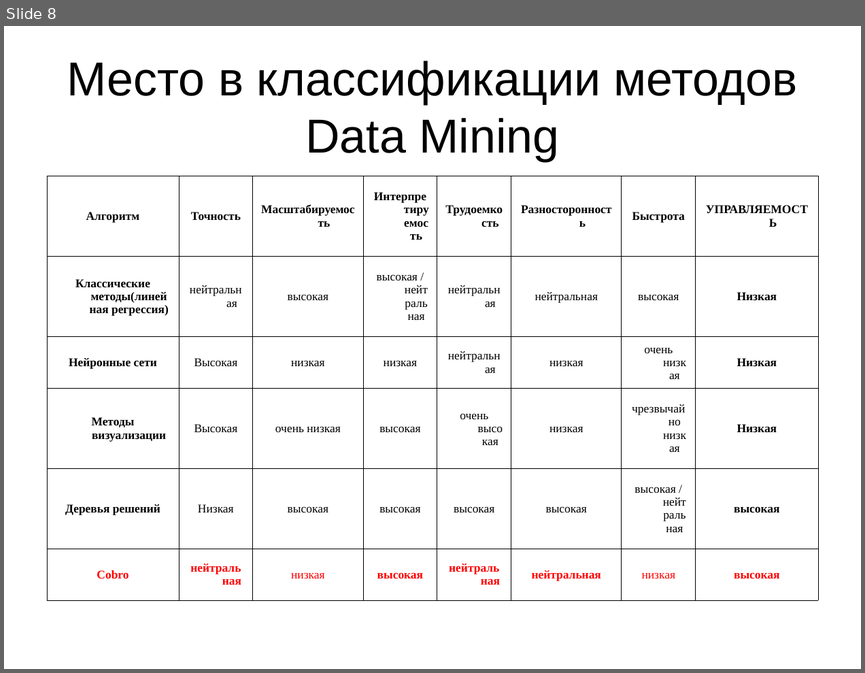
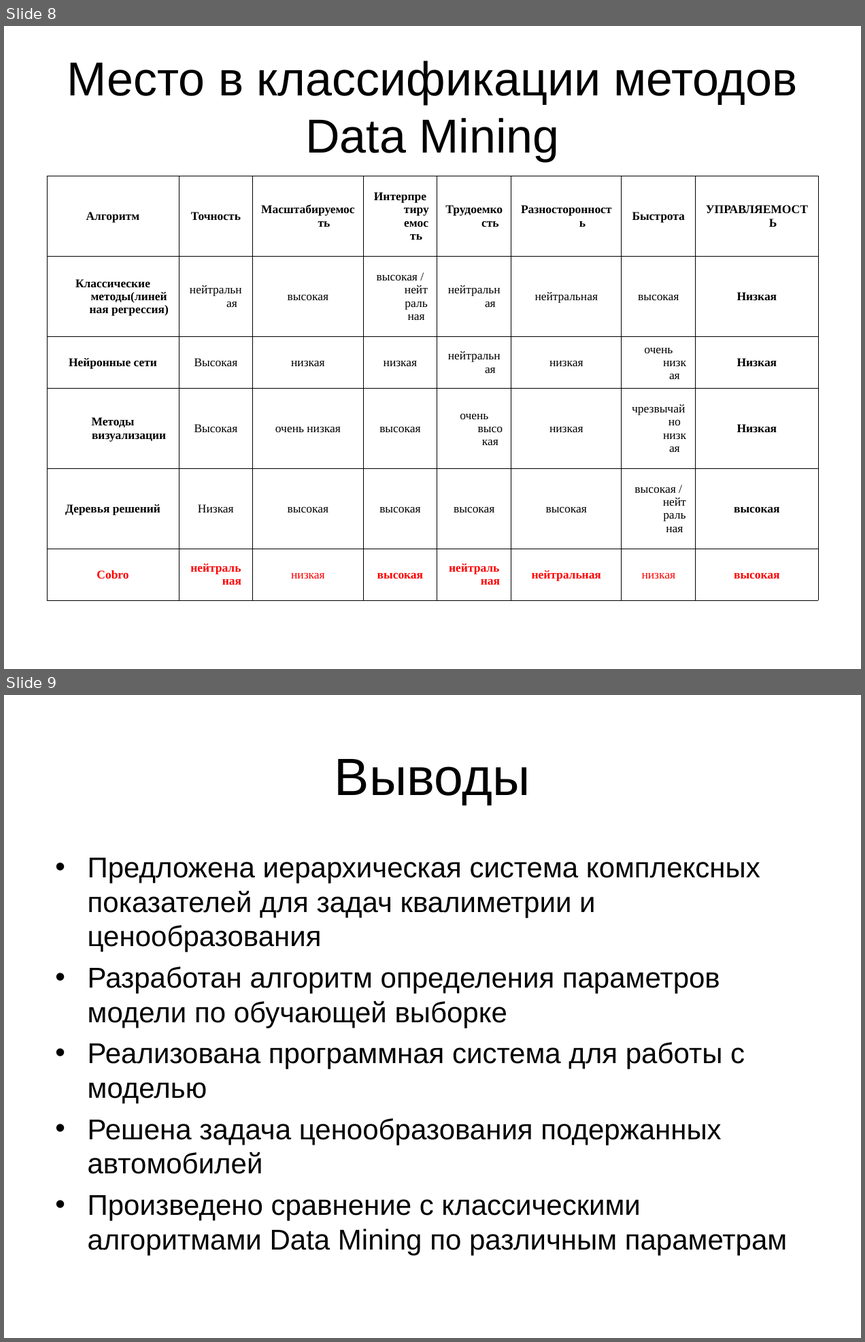
Before and after one commit to ImBa2la/java-artificial-robot, a slide deck: cobro/documentation/Диплом/Слайды.ppt. Shown one above the other, each under a label of ours: slide 8 before the commit, slides 8 and 9 after it. The pictures are 865x673 and 865x1342 pixels, drawn with LibreOffice and Linux fonts; fonts in the diff are those of the drawing. Boxes give left, top, right and bottom in pixels: in the first picture for what was removed or moved away, otherwise in the second. Text is boxed around its words. In the diff, an @@ line names an element or a change of style, - is before the commit and + after.

```diff
--- a/cobro/documentation/Диплом/Слайды.ppt
+++ b/cobro/documentation/Диплом/Слайды.ppt
@@ slide 9 added at [4, 695, 861, 1338], background #FFFFFF @@
@@ title added at [334, 759, 530, 805], 44 pt, text #000000 @@
+Выводы
@@ text added at [88, 858, 787, 1255], 24 pt, text #000000 @@
+• Предложена иерархическая система комплексных показателей для задач квалиметрии и ценообразования
+• Разработан алгоритм определения параметров модели по обучающей выборке
+• Реализована программная система для работы с моделью
+• Решена задача ценообразования подержанных автомобилей
+• Произведено сравнение с классическими алгоритмами Data Mining по различным параметрам
```
Also in this commit, not shown: 1 slide removed, 2 other files.
